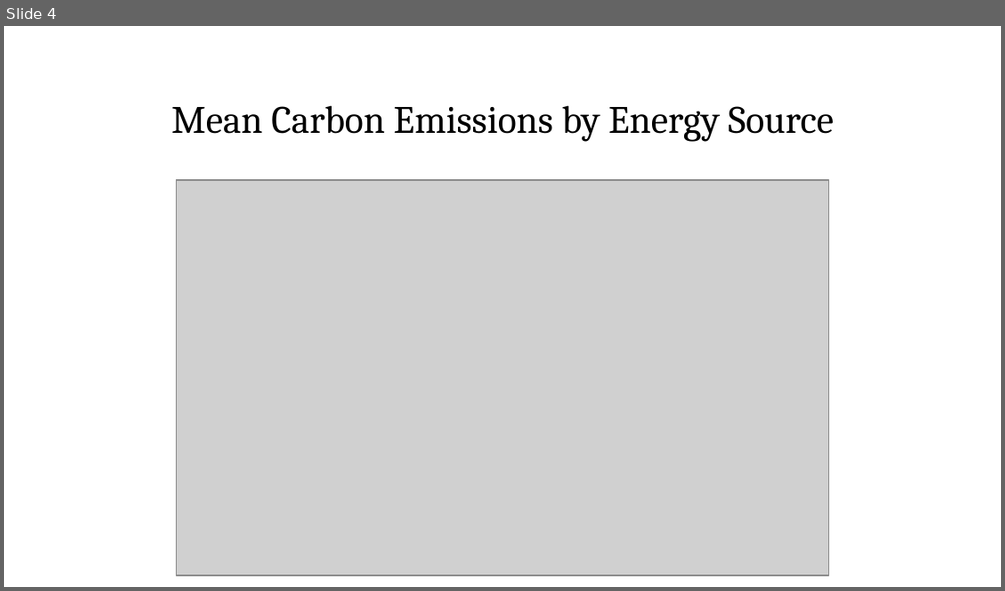
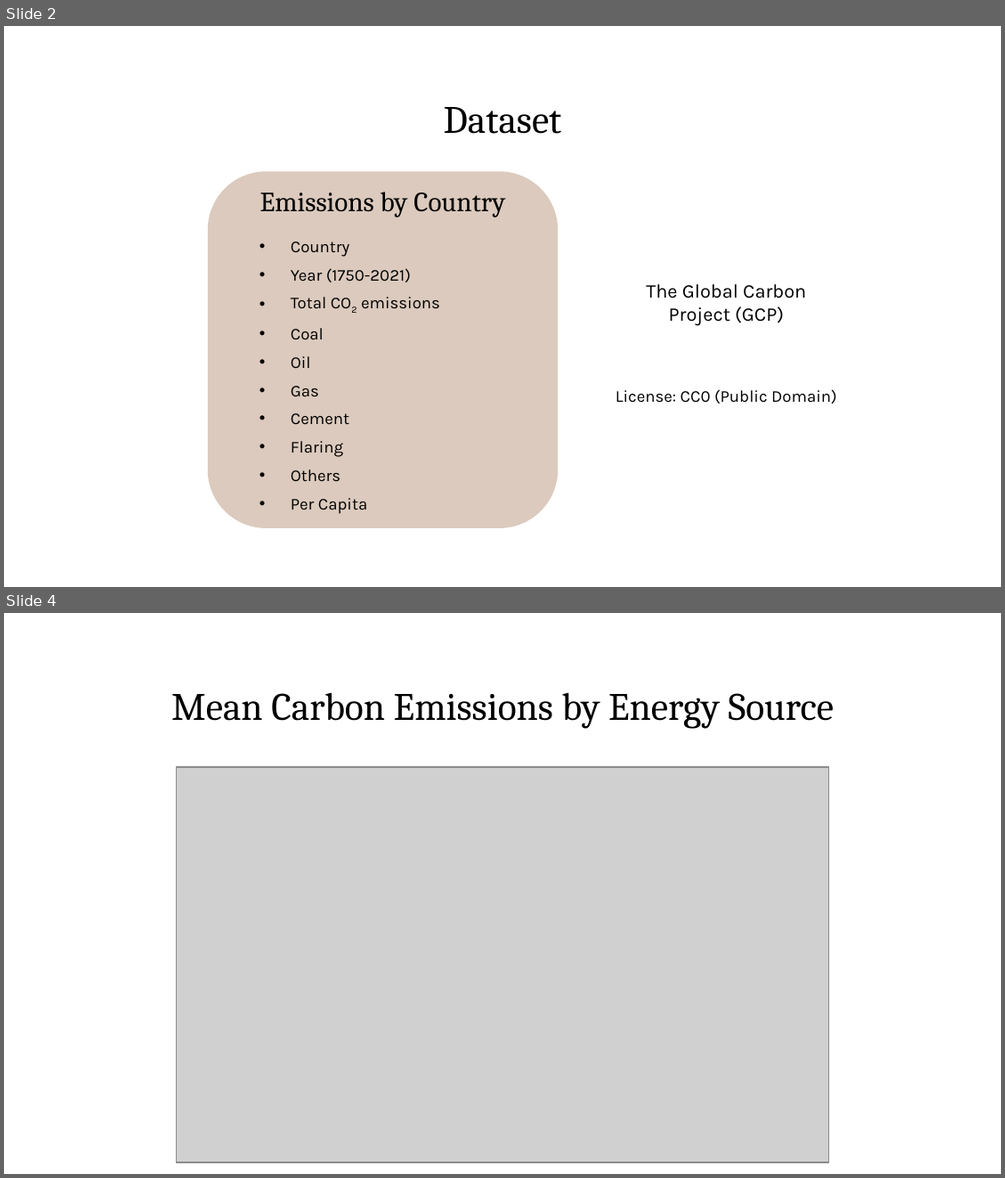
Before and after one commit to iaravagni/AIPI510_cooldataset, a slide deck: Cool dataset presentation.pptx. Shown one above the other, each under a label of ours: slide 4 before the commit, slides 2 and 4 after it; the slides between them are not shown. The pictures are 1005x591 and 1005x1178 pixels, drawn with LibreOffice and Linux fonts; fonts in the diff are those of the drawing; grey boxes stand for pictures; background and template pictures are left out. Boxes give left, top, right and bottom in pixels: in the first picture for what was removed or moved away, otherwise in the second. Text is boxed around its words. In the diff, an @@ line names an element or a change of style, - is before the commit and + after.

```diff
--- a/Cool dataset presentation.pptx
+++ b/Cool dataset presentation.pptx
@@ slide 2 added at <box>4,26,1001,587</box>, background #FFFFFF @@
@@ title added at <box>444,107,562,134</box>, 28 pt, text #000000 @@
+Dataset
@@ rounded rectangle added at <box>207,172,558,528</box>, fill #DBCABD @@
@@ text added at <box>260,192,505,217</box>, 20 pt, text #000000 @@
+Emissions by Country
@@ subtitle added at <box>291,241,440,514</box>, 12 pt, text #000000 @@
+• Country
+• Year (1750-2021)
+• Total CO2 emissions
+• Coal
+• Oil
+• Gas
+• Cement
+• Flaring
+• Others
+• Per Capita
@@ text added at <box>646,284,806,326</box>, 14 pt, text #000000 @@
+The Global Carbon Project (GCP)
@@ text added at <box>615,389,837,403</box>, 12 pt, text #000000 @@
+License: CC0 (Public Domain)
```
Also in this commit, not shown: 7 slides changed, 1 other file.
